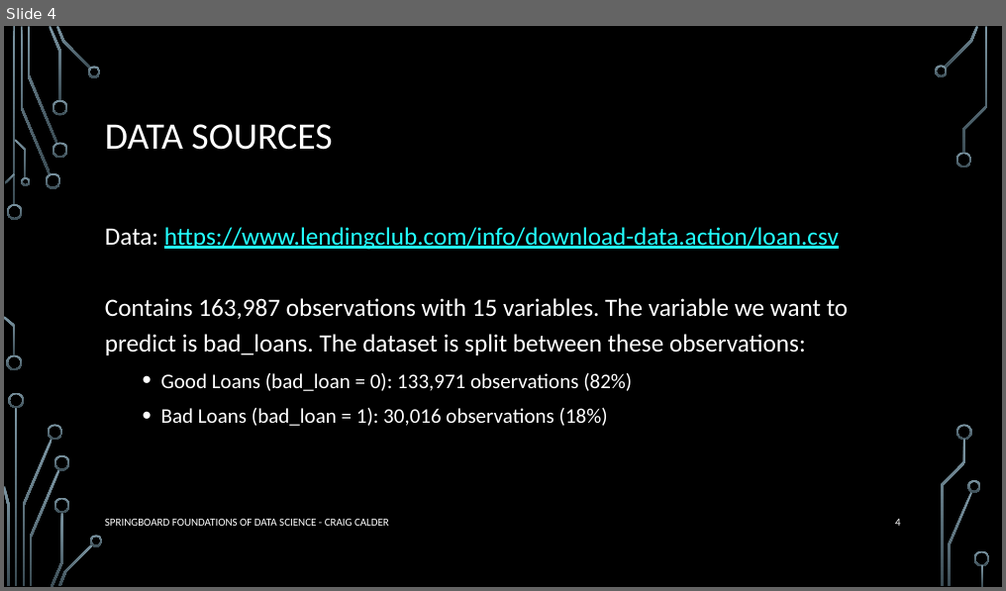
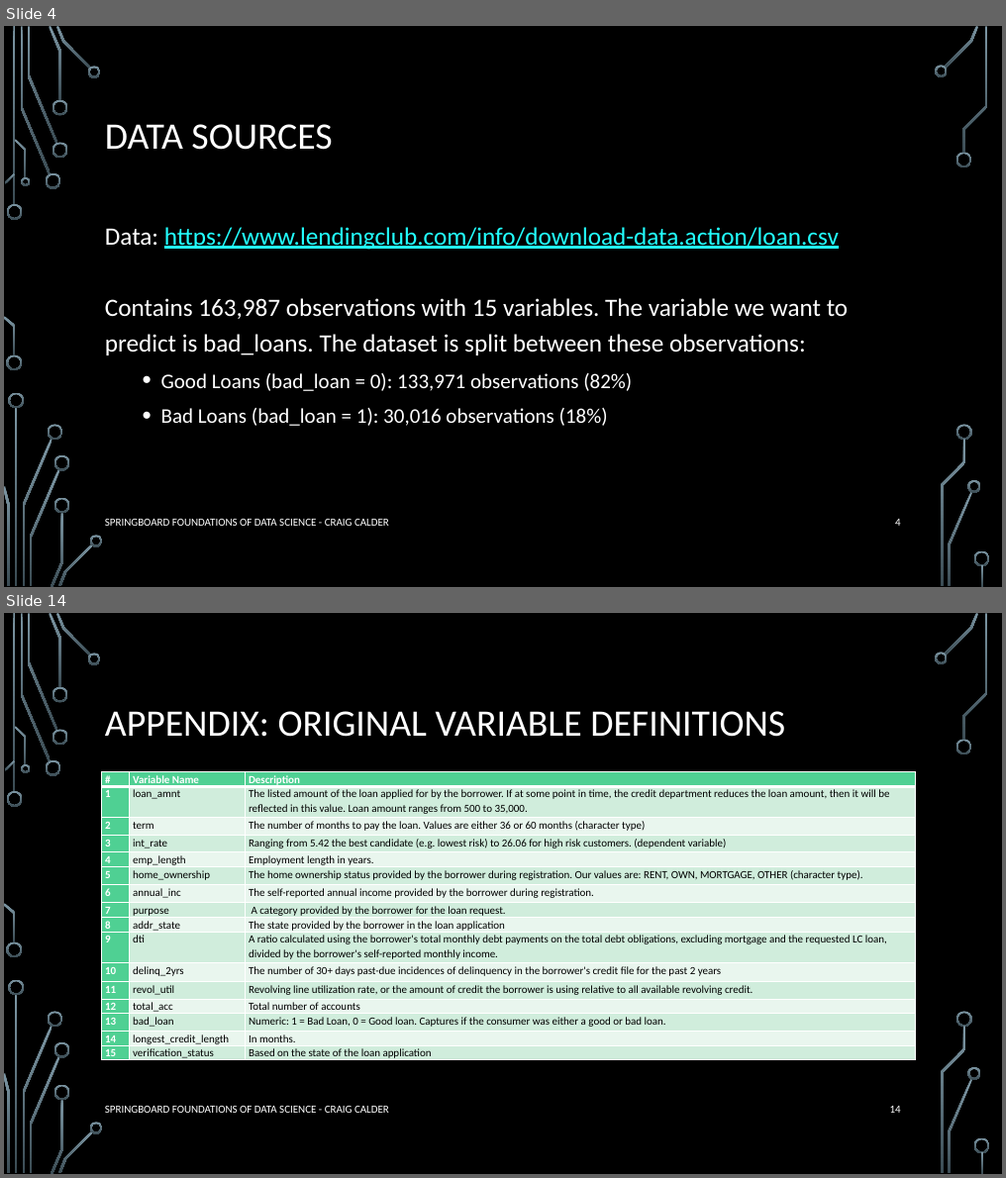
Before and after one commit to clcinpdx/datascience, a slide deck: capstone/Calder-Capstone-Models_LOGREG_TREE.pptx. Shown one above the other, each under a label of ours: slide 4 before the commit, slides 4 and 14 after it; the slides between them are not shown. The pictures are 1006x591 and 1006x1178 pixels, drawn with LibreOffice and Linux fonts; fonts in the diff are those of the drawing; background and template pictures are left out. Boxes give left, top, right and bottom in pixels: in the first picture for what was removed or moved away, otherwise in the second. Text is boxed around its words. In the diff, an @@ line names an element or a change of style, - is before the commit and + after.

```diff
--- a/capstone/Calder-Capstone-Models_LOGREG_TREE.pptx
+++ b/capstone/Calder-Capstone-Models_LOGREG_TREE.pptx
@@ slide 14 added at <box>4,613,1002,1174</box>, background picture (left out); not listed: 36 template elements that a slide beside it also shows @@
@@ title added at <box>105,711,785,737</box>, 36 pt, text #FFFFFF @@
+APPENDIX: ORIGINAL VARIABLE DEFINITIONS
@@ table added at <box>101,771,916,1062</box>, 16 rows, 3 columns @@
+# | Variable Name | Description
+1 | loan_amnt | The listed amount of the loan applied for by the borrower. If at some point in time, the credit department reduces the loan amount, then it will be reflected in this value. Loan amount ranges from 500 to 35,000.
+2 | term | The number of months to pay the loan. Values are either 36 or 60 months (character type)
+3 | int_rate | Ranging from 5.42 the best candidate (e.g. lowest risk) to 26.06 for high risk customers. (dependent variable)
+4 | emp_length | Employment length in years.
+5 | home_ownership | The home ownership status provided by the borrower during registration. Our values are: RENT, OWN, MORTGAGE, OTHER (character type).
+6 | annual_inc | The self-reported annual income provided by the borrower during registration.
+7 | purpose | A category provided by the borrower for the loan request.
+8 | addr_state | The state provided by the borrower in the loan application
+9 | dti | A ratio calculated using the borrower's total monthly debt payments on the total debt obligations, excluding mortgage and the requested LC loan, divided by the borrower's self-reported monthly income.
+10 | delinq_2yrs | The number of 30+ days past-due incidences of delinquency in the borrower's credit file for the past 2 years
+11 | revol_util | Revolving line utilization rate, or the amount of credit the borrower is using relative to all available revolving credit.
+12 | total_acc | Total number of accounts
+13 | bad_loan | Numeric: 1 = Bad Loan, 0 = Good loan. Captures if the consumer was either a good or bad loan.
+14 | longest_credit_length | In months.
+15 | verification_status | Based on the state of the loan application
@@ text added at <box>105,1106,389,1113</box>, 10.5 pt, text #FFFFFF @@
+SPRINGBOARD FOUNDATIONS OF DATA SCIENCE - CRAIG CALDER
@@ page number added at <box>890,1106,901,1113</box>, 10.5 pt, text #FFFFFF @@
+14
```
Also in this commit, not shown: 5 slides changed, 4 other slides added, 1 slide removed, 2 other files.
